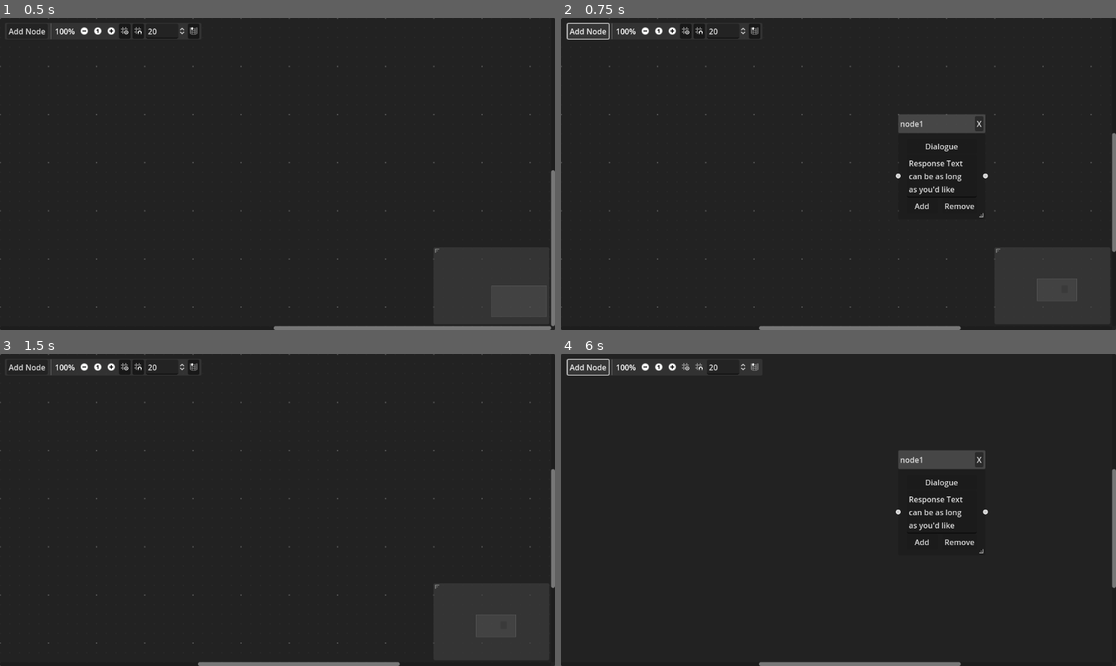
Above: before the commit, frames 1-4 (two rows, left to right).
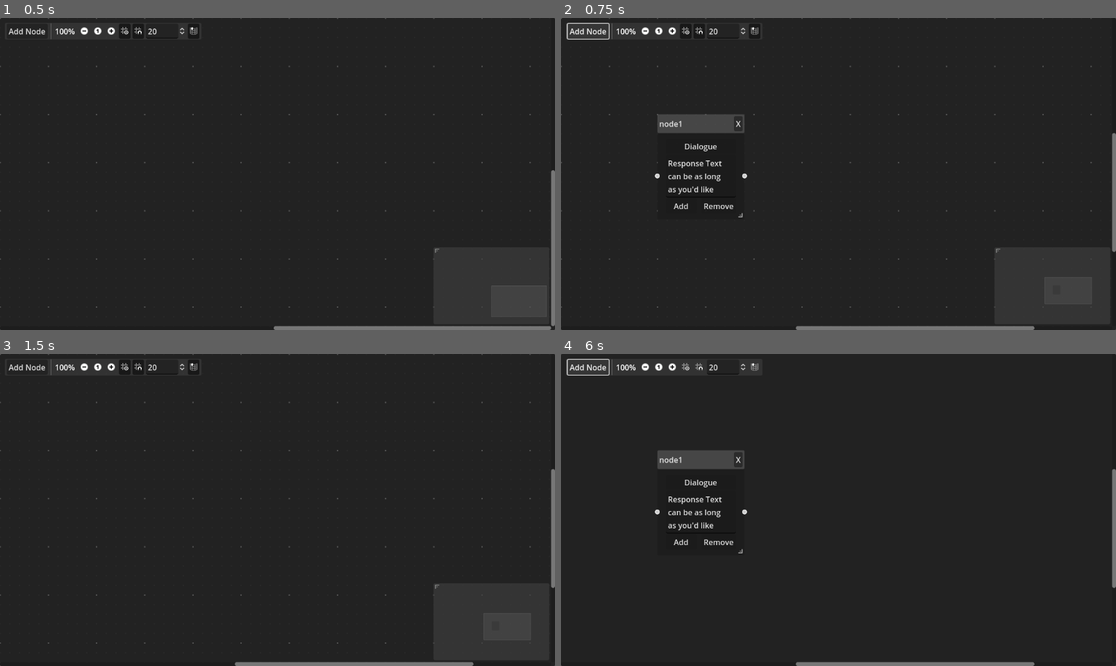
Above: after the commit, the same moments.

Repository: Artificial-Entertainment/Dio
Game: Godot game, scene res://main.tscn
Same seed, same stepped clock (60 frames per second), same inputs: the game is played once before the commit and once after it.
Inputs (mouse positions are in pixels of both pictures, inside the frame that each line leads up to):
- Up to frame 1 (0.5 s): no input
- Up to frame 2 (0.75 s): click "Add Node" at 0.5 s
- Up to frame 3 (1.5 s): click "X" at 1.25 s
- Up to frame 4 (6 s): click (644, 366) at 2 s; click (672, 366) at 2.75 s; click (683, 366) at 3.5 s; click (699, 366) at 4.25 s; click (755, 366) at 5 s; click "Add Node" at 5.75 s

Frame 1 is identical in both runs. In frame 2, 2.8% of the frame differs, in the area x 16-96%, y 30-100%; in frame 3, 0.3%; in frame 4, 2.8%.

Commit message:
graph nodes have proper ID tracking

Diff:
--- a/components/graph_edit/source/graph.gd
+++ b/components/graph_edit/source/graph.gd
@@ -4,6 +4,8 @@
 var _closeNodeButton: PackedScene = preload("res://components/graph_node/subscenes/close.tscn")
 var _graphNode: PackedScene = preload("res://components/graph_node/graph_node.tscn")
 var _vSep: PackedScene = preload("res://components/graph_edit/subscenes/vsep.tscn")
+
+var _availableID: Array[int] = []
 var _count: int = 1
 
 func _ready() -> void:
@@ -14,28 +16,39 @@
 		menu.add_child(node)
 		menu.move_child(node, 0)
 	btn.connect("pressed", on_add)
+	connect("disconnection_request", on_disconnection_request)
 	connect("connection_request", on_connection_request)
-	connect("disconnection_request", on_disconnection_request)
+	connect("delete_nodes_request", on_delete_request)
 	return
 
 func on_add() -> void:
+	var id: int = 0
+	if _availableID.size() > 0:
+		id = _availableID.pop_back()
+	else:
+		id = _count
+		_count += 1
 	var dialogueNode: GraphNode = _graphNode.instantiate()
-	var nodeName: String = "node%d" % _count
+	var nodeName: String = "node%d" % id
+	dialogueNode.set_id(id)
 	dialogueNode.set_name(nodeName)
 	dialogueNode.set_title(nodeName)
-	_count += 1
 	add_child(dialogueNode)
-	var pos: Vector2 = dialogueNode.get_position_offset()
-	dialogueNode.set_position_offset(Vector2(pos.x + _count * 250, pos.y))
+	# adding 'X' top right
 	var closeButton: Button = _closeNodeButton.instantiate()
 	dialogueNode.get_titlebar_hbox().add_child(closeButton)
 	closeButton.connect("pressed", on_close.bind(dialogueNode))
 	return
 
-# connected to child dialogue nodes
 func on_close(dialogueNode: GraphNode) -> void:
-	_count -= 1
+	_availableID.append(dialogueNode.get_id())
 	dialogueNode.queue_free()
+	return
+
+func on_delete_request(nodes: Array[StringName]):
+	for n in nodes:
+		var node: GraphNode = get_node(NodePath(n))
+		on_close(node)
 	return
 
 func on_connection_request(from_node: StringName, from_port: int, to_node: StringName, to_port: int) -> void:
--- a/components/graph_node/source/graph_node.gd
+++ b/components/graph_node/source/graph_node.gd
@@ -2,6 +2,7 @@
 
 var _choice: PackedScene = preload("res://components/graph_node/subscenes/choice.tscn")
 var _count: int = -1
+var _id: int = 0
 
 const SLOT: int = 3 # because buttons are on slot 3
 
@@ -30,3 +31,10 @@
 	set_slot_enabled_left(_count + SLOT, cond)
 	set_slot_enabled_right(_count + SLOT, cond)
 	return
+
+func set_id(id: int) -> void:
+	_id = id
+	return
+
+func get_id() -> int:
+	return _id
--- a/components/graph_node/source/type_menu.gd
+++ b/components/graph_node/source/type_menu.gd
@@ -4,12 +4,12 @@
 var _prevIdx: int = 0
 
 func _ready() -> void:
-    _popup.connect("id_pressed", on_pressed)
-    return
+	_popup.connect("id_pressed", on_pressed)
+	return
 
 func on_pressed(idx: int) -> void:
-    set_text(_popup.get_item_text(idx))
-    _popup.set_item_checked(idx, true)
-    _popup.set_item_checked(_prevIdx, false)
-    _prevIdx = idx
-    return
+	set_text(_popup.get_item_text(idx))
+	_popup.set_item_checked(idx, true)
+	_popup.set_item_checked(_prevIdx, false)
+	_prevIdx = idx
+	return
